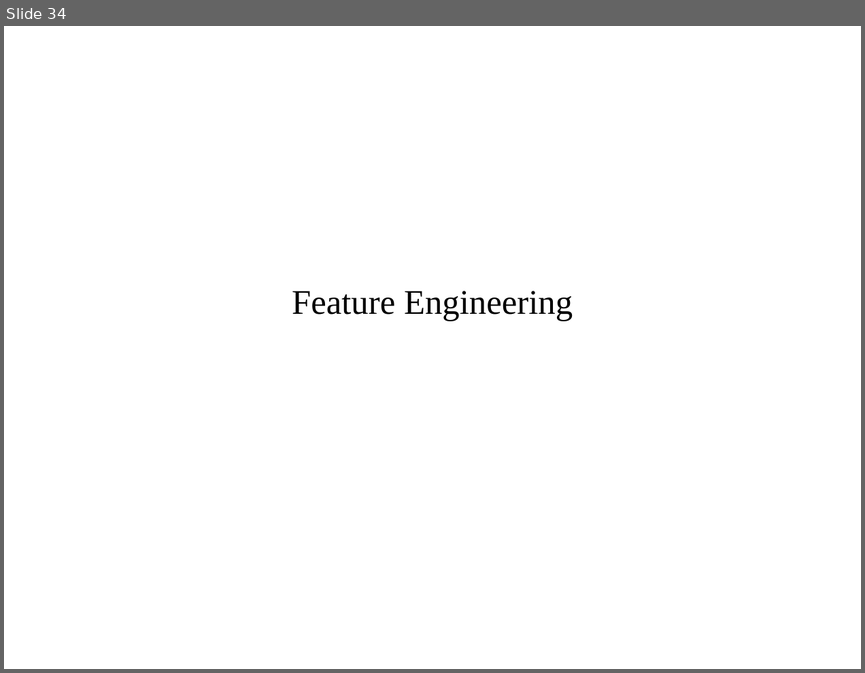
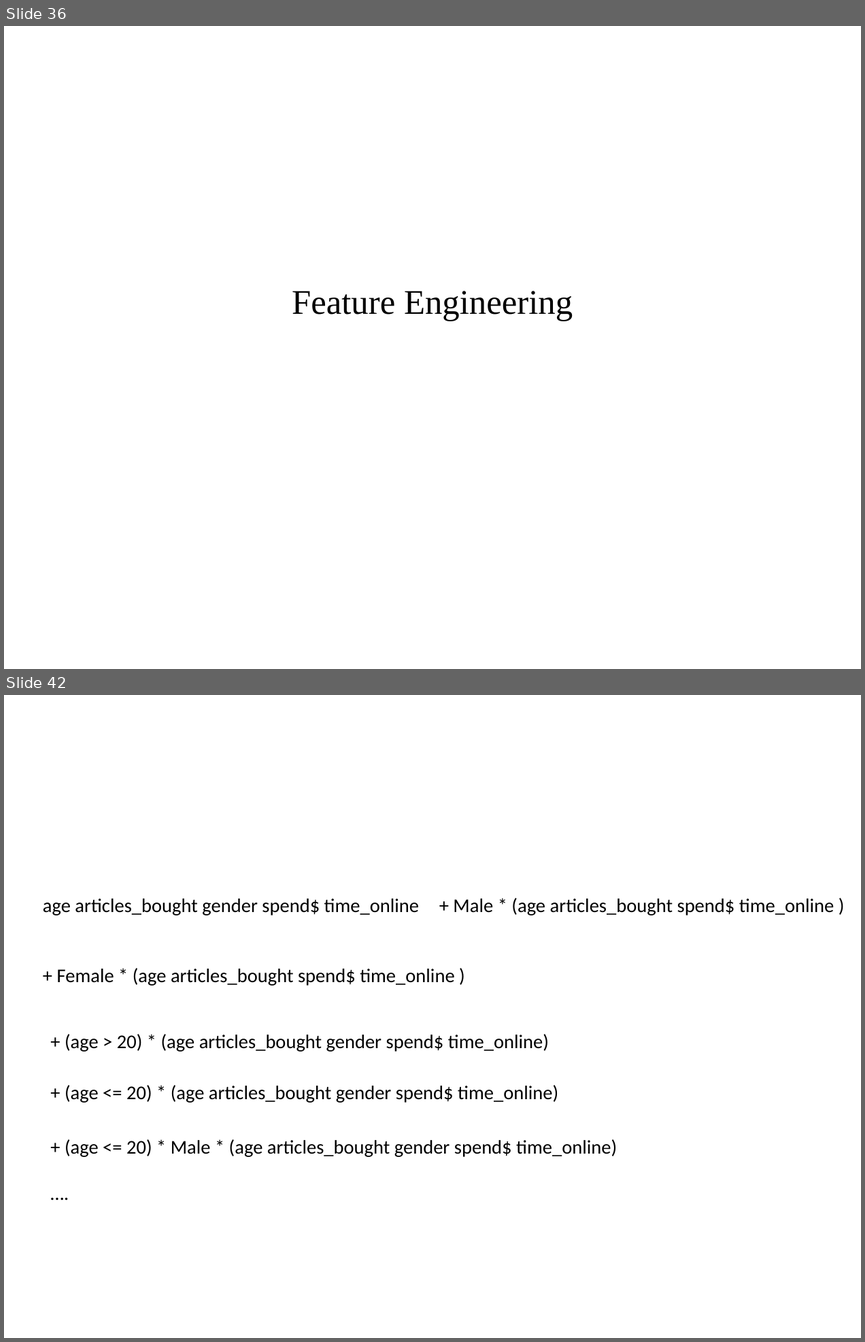
Before and after one commit to amueller/applied_ml_spring_2017, a slide deck: slides/aml-07-020817.odp. Shown one above the other, each under a label of ours: slide 34 before the commit, slides 36 and 42 after it; the slides between them are not shown. The pictures are 865x673 and 865x1342 pixels, drawn with LibreOffice and Linux fonts; fonts in the diff are those of the drawing. Boxes give left, top, right and bottom in pixels: in the first picture for what was removed or moved away, otherwise in the second. Text is boxed around its words. In the diff, an @@ line names an element or a change of style, - is before the commit and + after.

```diff
--- a/slides/aml-07-020817.odp
+++ b/slides/aml-07-020817.odp
@@ slide 42 added at [4, 695, 861, 1338], background #FFFFFF @@
@@ text added at [43, 898, 419, 915], 18 pt, text #000000 @@
+age articles_bought gender spend$ time_online
@@ text added at [453, 898, 834, 915], 18 pt, text #000000 @@
++ Male * (age articles_bought spend$ time_online )
@@ text added at [57, 968, 454, 985], 18 pt, text #000000 @@
++ Female * (age articles_bought spend$ time_online )
@@ text added at [65, 1034, 549, 1051], 18 pt, text #000000 @@
++ (age > 20) * (age articles_bought gender spend$ time_online)
@@ text added at [65, 1085, 558, 1102], 18 pt, text #000000 @@
++ (age <= 20) * (age articles_bought gender spend$ time_online)
@@ text added at [65, 1139, 617, 1157], 18 pt, text #000000 @@
++ (age <= 20) * Male * (age articles_bought gender spend$ time_online)
+….
@@ what was slide 34 is now slide 36 @@
```
Also in this commit, not shown: 4 slides changed, 11 other slides added, 3 slides removed, 2 other files.
